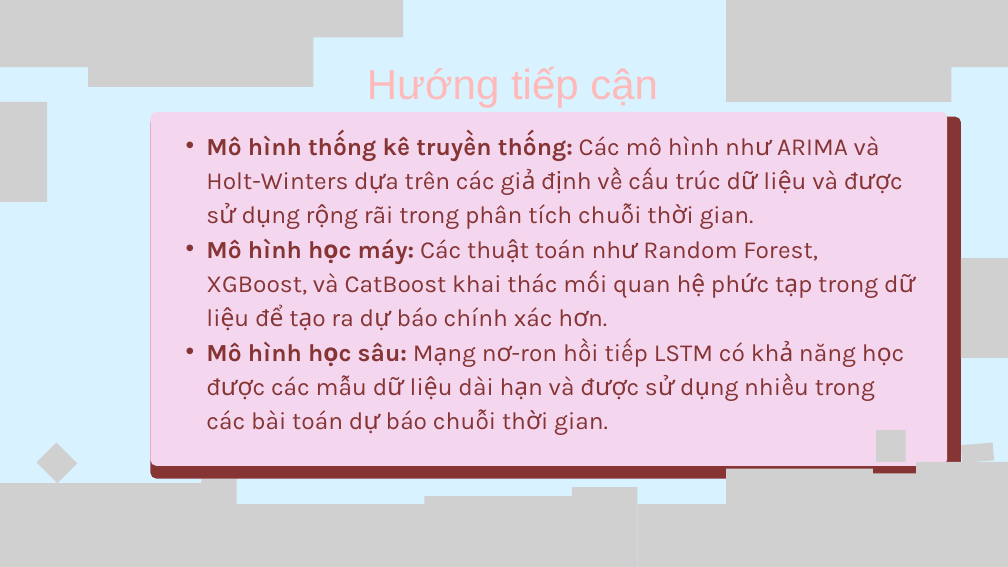
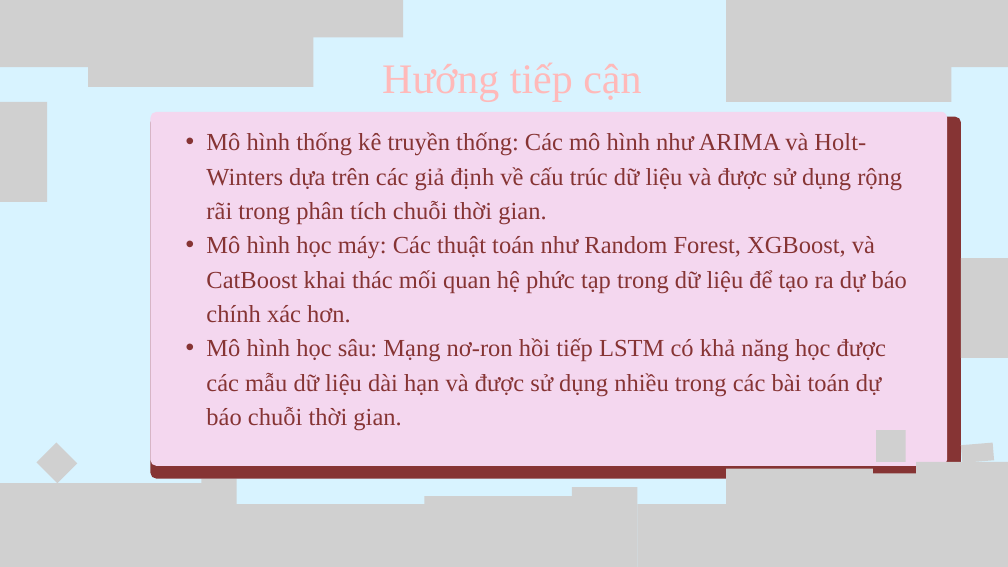
Before and after one commit to tuongvi0221/Business_data_analytics, a slide deck: slide 7 of Document/Gioi_Thieu_De_Tai.pptx. Drawn at 1008x567 pixels with LibreOffice and Linux fonts; fonts in the diff are those of the drawing; grey boxes stand for pictures. Boxes give left, top, right and bottom in pixels: in the first picture for what was removed or moved away, otherwise in the second. Text is boxed around its words. In the diff, an @@ line names an element or a change of style, - is before the commit and + after.

```diff
--- a/Document/Gioi_Thieu_De_Tai.pptx
+++ b/Document/Gioi_Thieu_De_Tai.pptx
@@ text "Mô hình thống kê truyền ..." at [206,132,907,431]: font Karla to Times New Roman; bold off in "Mô hình thống kê truyền thống:", "Mô hình học máy:", "Mô hình học sâu:" @@
```
Also in this commit, not shown: 10 other slides changed, 6 other files.
